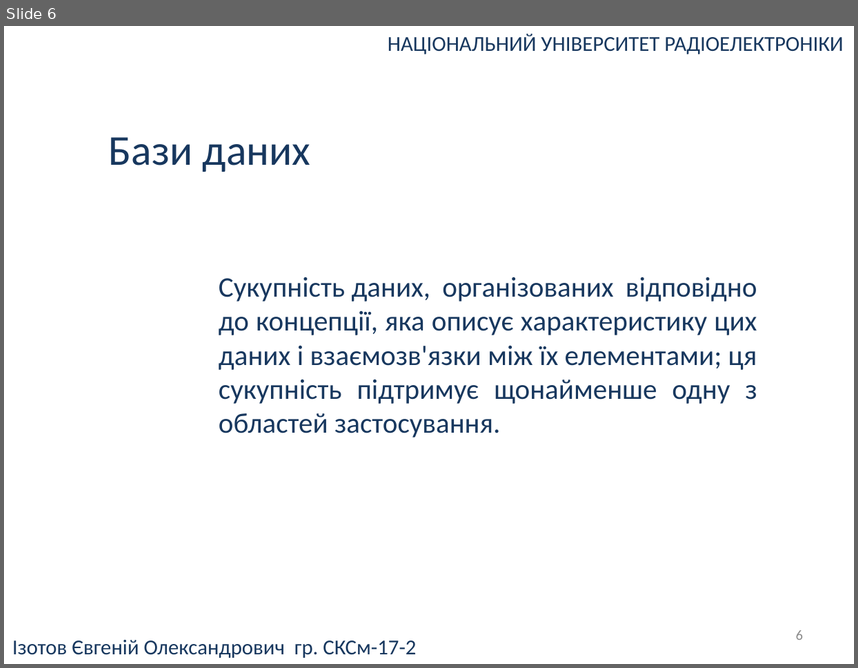
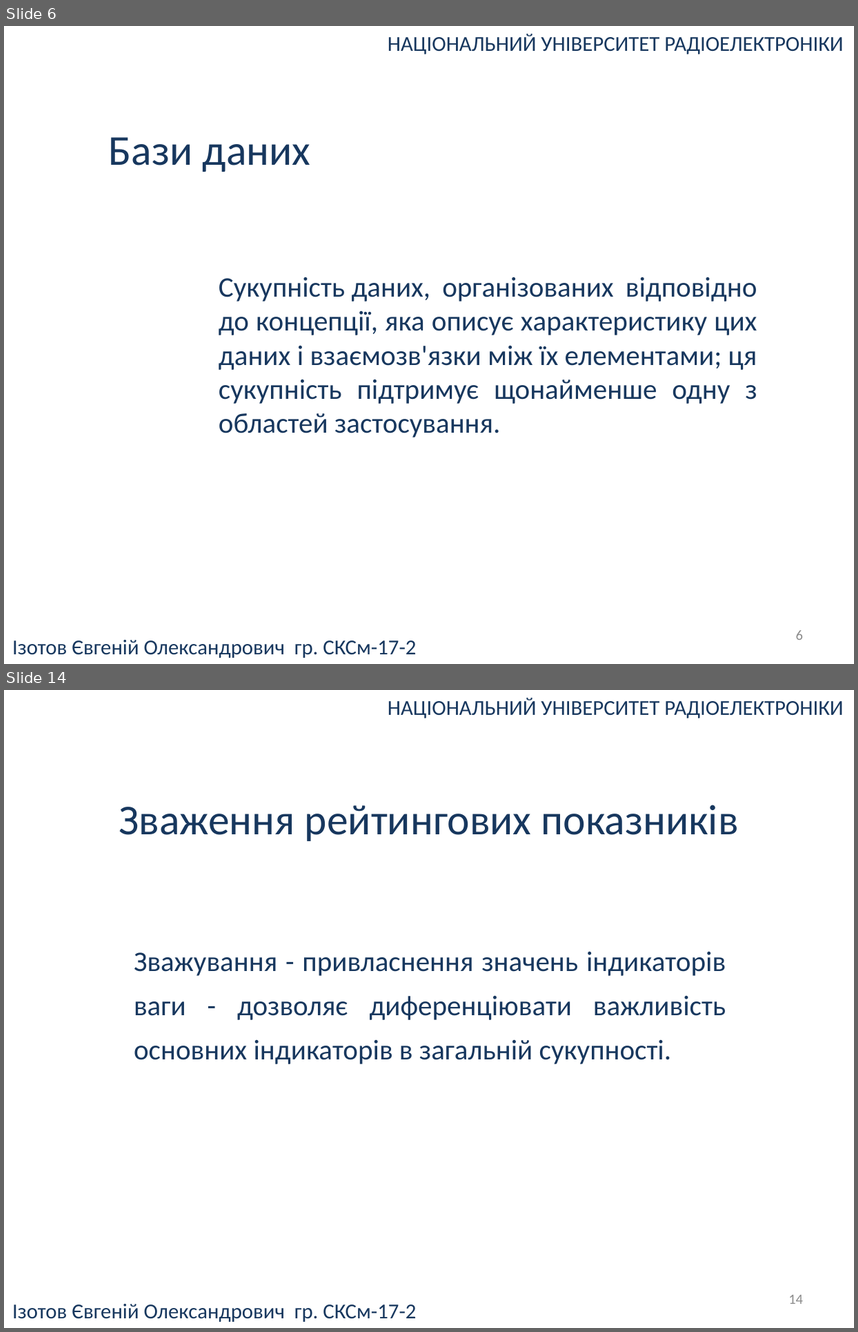
Before and after one commit to UdgineIzotov/diplom-doc, a slide deck: root/Презентация.pptx. Shown one above the other, each under a label of ours: slide 6 before the commit, slides 6 and 14 after it; the slides between them are not shown. The pictures are 858x668 and 858x1332 pixels, drawn with LibreOffice and Linux fonts; fonts in the diff are those of the drawing. Boxes give left, top, right and bottom in pixels: in the first picture for what was removed or moved away, otherwise in the second. Text is boxed around its words. In the diff, an @@ line names an element or a change of style, - is before the commit and + after.

```diff
--- a/root/Презентация.pptx
+++ b/root/Презентация.pptx
@@ slide 14 added at (x1=4, y1=690, x2=854, y2=1328), background #FFFFFF @@
@@ text added at (x1=388, y1=698, x2=843, y2=718), 18 pt, text #17375E @@
+НАЦІОНАЛЬНИЙ УНІВЕРСИТЕТ РАДІОЕЛЕКТРОНІКИ
@@ text added at (x1=119, y1=805, x2=739, y2=841), 36 pt, text #17375E @@
+Зваження рейтингових показників
@@ text added at (x1=134, y1=951, x2=726, y2=1064), 24 pt, text #17375E @@
+Зважування - привласнення значень індикаторів ваги - дозволяє диференціювати важливість основних індикаторів в загальній сукупності.
@@ text added at (x1=12, y1=1303, x2=416, y2=1321), 18 pt, text #17375E @@
+Ізотов Євгеній Олександрович гр. СКСм-17-2
@@ page number added at (x1=789, y1=1294, x2=803, y2=1303), 12 pt, text #8C8C8C @@
+14
```
Also in this commit, not shown: 4 slides changed, 6 other slides added, 2 slides removed, 2 other files.
